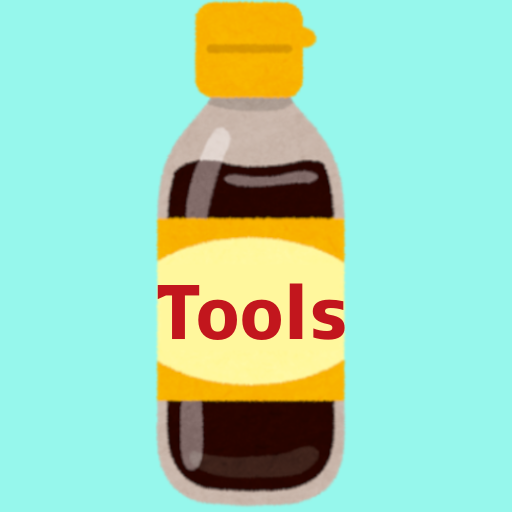
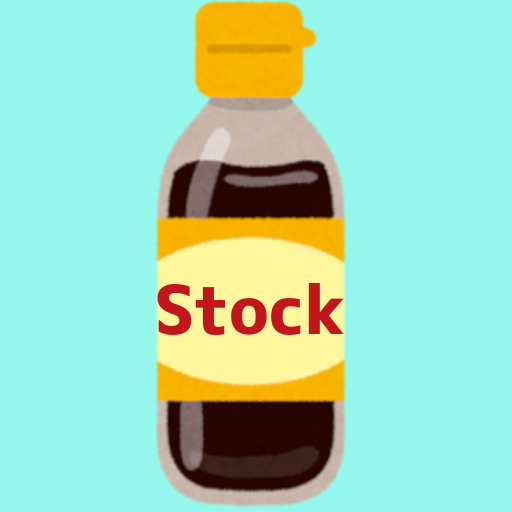
Before/after of a 512 × 512 layered artwork. What changed in the layer stack:
painted on "Text #5" over [157, 283, 345, 340]
